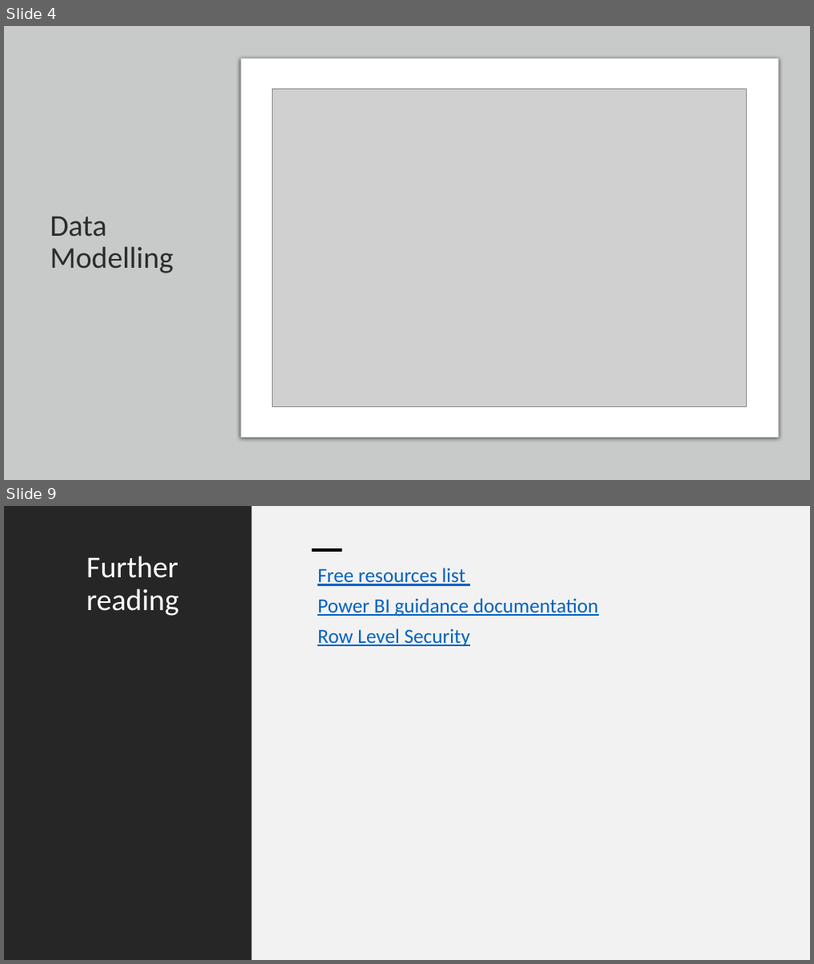
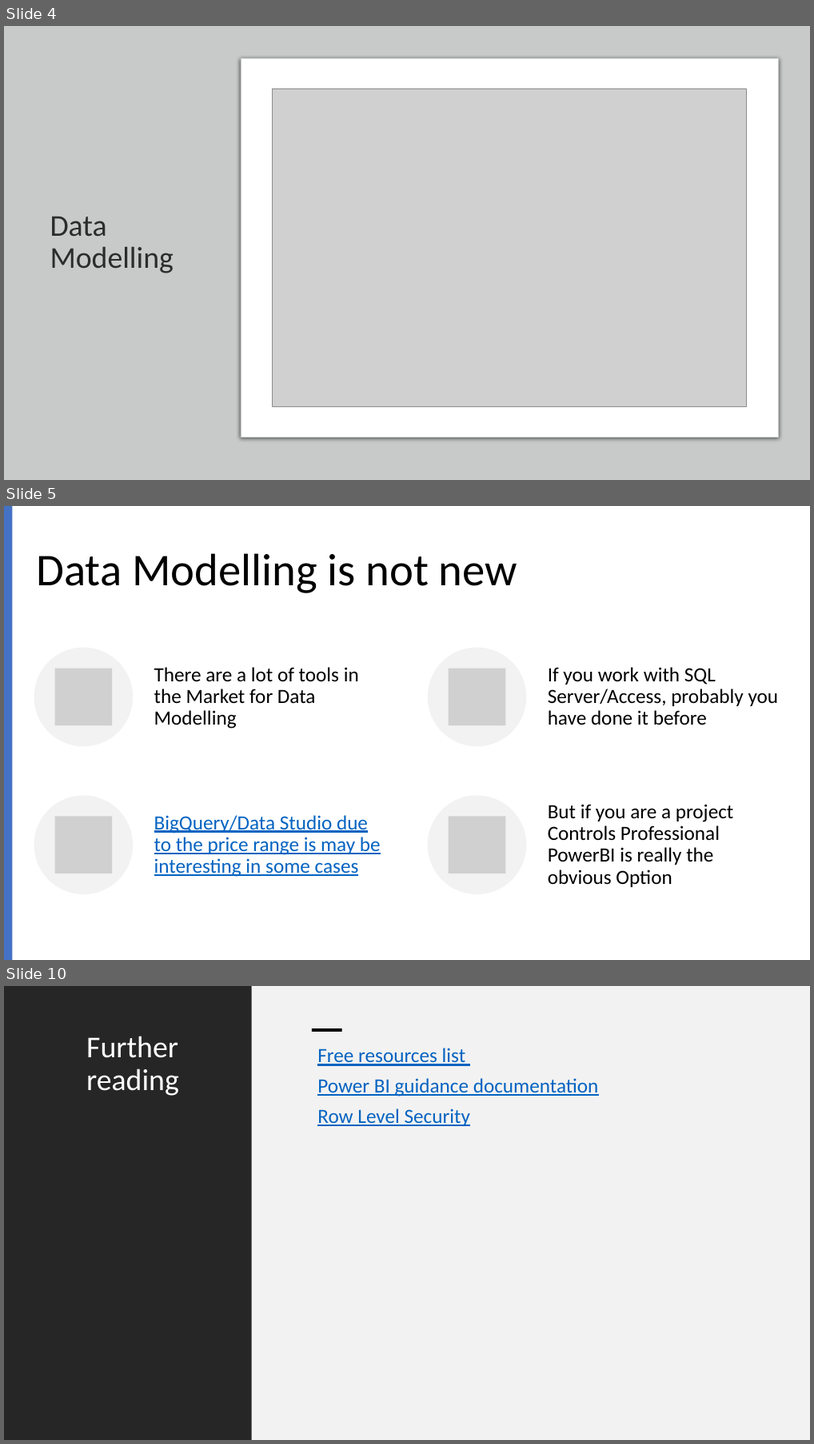
Before and after one commit to djouallah/projectcontrolpresentation, a slide deck: PowerBI as an integration tool in Project Controls.pptx. Shown one above the other, each under a label of ours: slides 4 and 9 before the commit, slides 4, 5 and 10 after it; the slides between them are not shown. The pictures are 814x964 and 814x1444 pixels, drawn with LibreOffice and Linux fonts; fonts in the diff are those of the drawing; grey boxes stand for pictures. Boxes give left, top, right and bottom in pixels: in the first picture for what was removed or moved away, otherwise in the second. Text is boxed around its words. In the diff, an @@ line names an element or a change of style, - is before the commit and + after.

```diff
--- a/PowerBI as an integration tool in Project Controls.pptx
+++ b/PowerBI as an integration tool in Project Controls.pptx
@@ slide 5 added at box(4, 506, 810, 960), background #FFFFFF @@
@@ rectangle added at box(4, 506, 13, 960), fill #4472C4 @@
@@ title added at box(36, 553, 518, 593), 54 pt, text #000000 @@
+Data Modelling is not new
@@ group added at box(34, 648, 779, 894): 4 ellipses, 4 pictures, 4 texts @@
+There are a lot of tools in the Market for Data Modelling
+If you work with SQL Server/Access, probably you have done it before
+BigQuery/Data Studio due to the price range is may be interesting in some cases
+But if you are a project Controls Professional PowerBI is really the obvious Option
@@ what was slide 9 is now slide 10 @@
```
Also in this commit, not shown: 4 slides changed.
